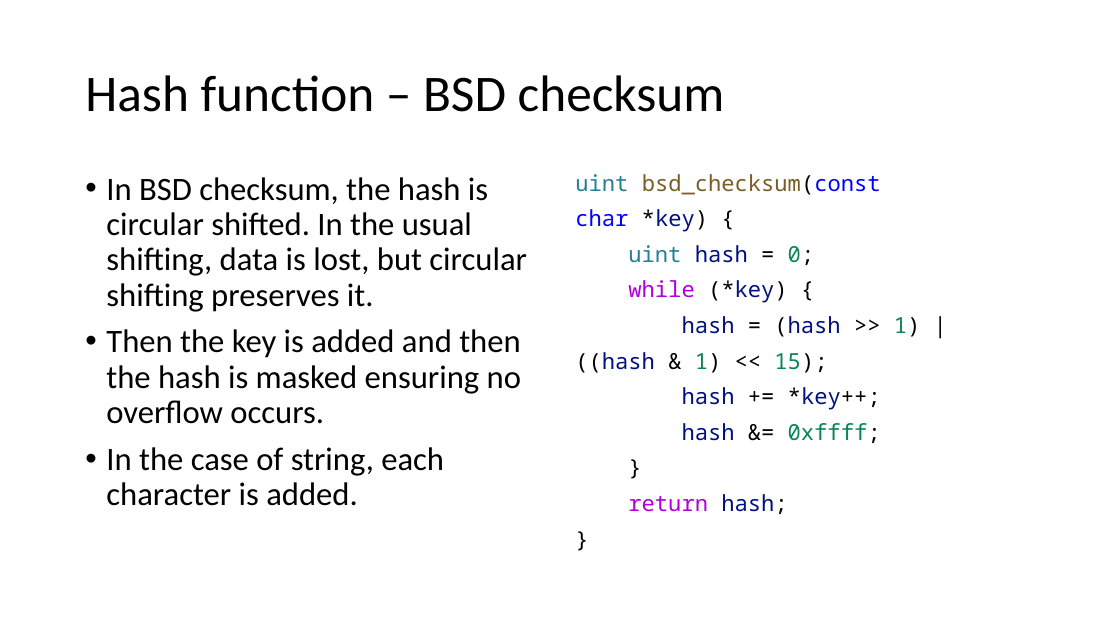
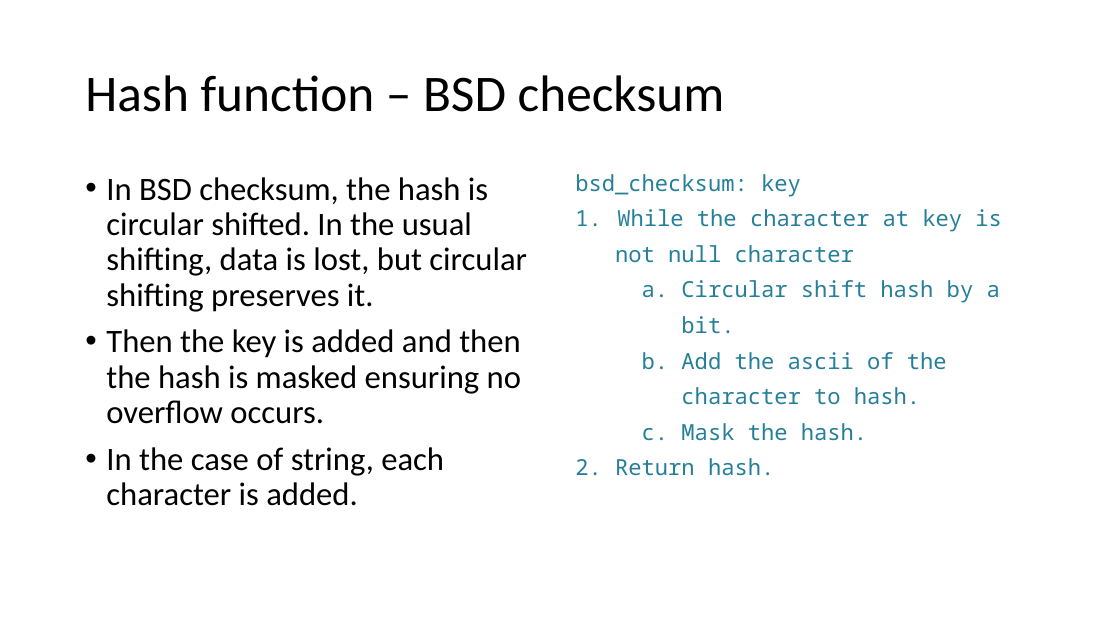
Before and after one commit to duskygloom/data_structures, a slide deck: slide 9 of hash_table_presentation/hashing.pptx. Drawn at 1120x630 pixels with LibreOffice and Linux fonts; fonts in the diff are those of the drawing. Boxes give left, top, right and bottom in pixels: in the first picture for what was removed or moved away, otherwise in the second. Text is boxed around its words. In the diff, an @@ line names an element or a change of style, - is before the commit and + after.

Commit message:
more work done in presentation

```diff
--- a/hash_table_presentation/hashing.pptx
+++ b/hash_table_presentation/hashing.pptx
@@ text at box(575, 174, 1002, 476): text changed; text colour #001080 to #267F99 @@
-uint bsd_checksum(const
-char *key) {
-uint hash = 0;
-while (*key) {
-hash = (hash >> 1) |
-((hash & 1) << 15);
-hash += *key++;
-hash &= 0xffff;
-}
-return hash;
-}
+bsd_checksum: key
+1. While the character at key is
+not null character
+a. Circular shift hash by a
+bit.
+b. Add the ascii of the
+character to hash.
+c. Mask the hash.
+2. Return hash.
```
Also in this commit, not shown: 4 other slides changed, 5 other files.
